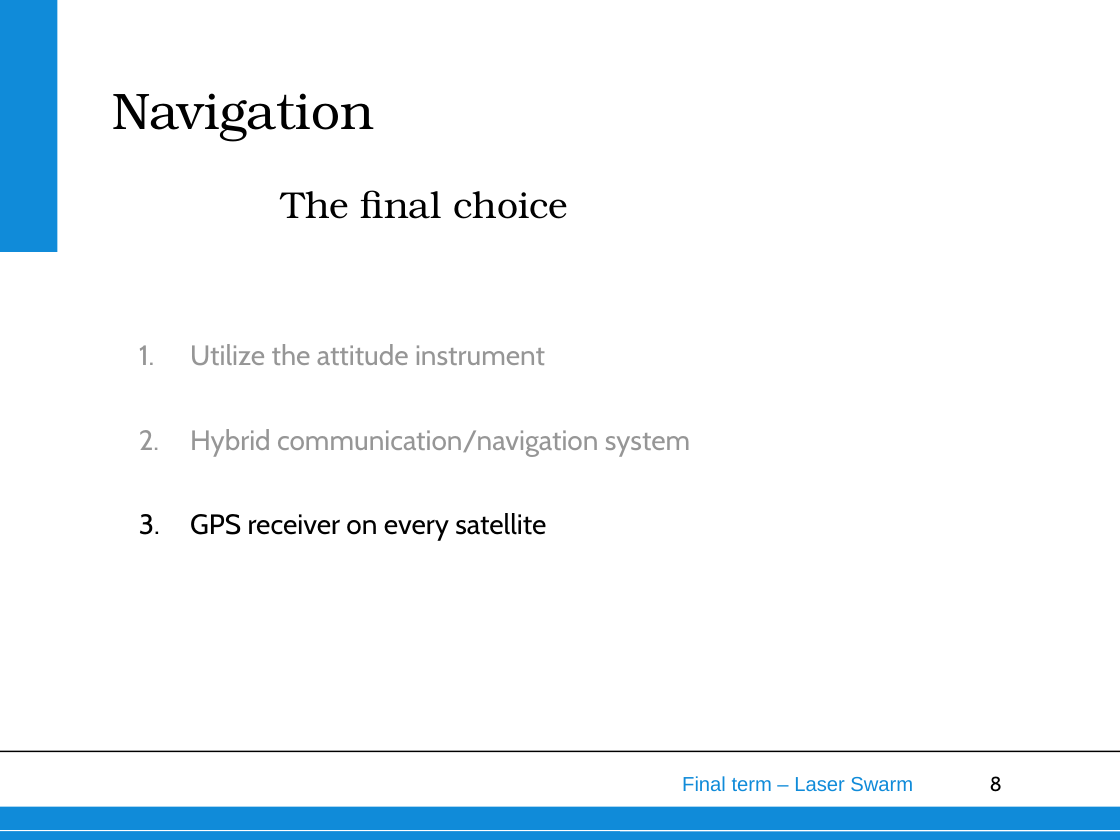
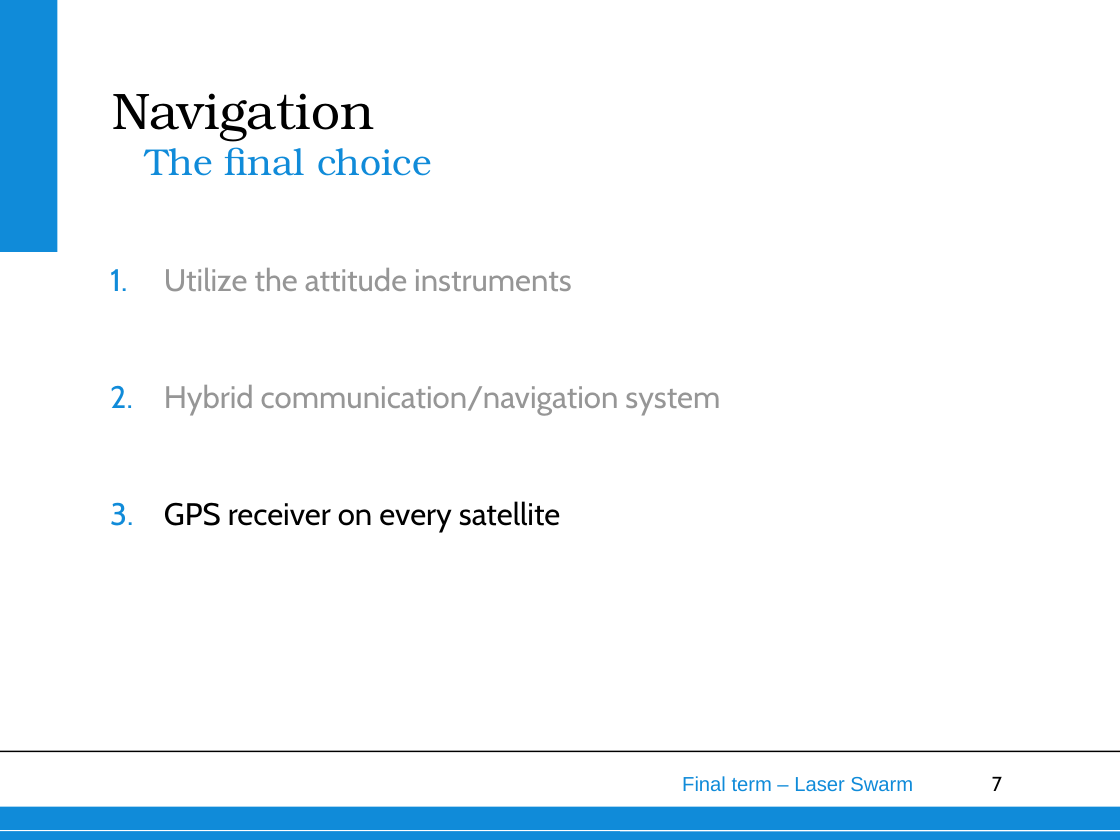
Before and after one commit to thewisenerd/laser-swarm, a slide deck: slide 7 of finalPresentation/subsections/Navigation.ppt (slide 8 before the commit). Drawn at 1120x840 pixels with LibreOffice and Linux fonts; fonts in the diff are those of the drawing; background and template pictures are left out. Boxes give left, top, right and bottom in pixels: in the first picture for what was removed or moved away, otherwise in the second. Text is boxed around its words. In the diff, an @@ line names an element or a change of style, - is before the commit and + after.

```diff
--- a/finalPresentation/subsections/Navigation.ppt
+++ b/finalPresentation/subsections/Navigation.ppt
@@ text "The final choice": place and size @@
-text "The final choice" at bbox=[282, 190, 569, 219]
+text "The final choice" at bbox=[145, 140, 432, 176]
@@ text "The final choice" at bbox=[145, 140, 432, 176]: text colour #000000 to #108BD9; indent changed; more space between paragraphs; vertical alignment bottom to top @@
@@ text "Utilize the attitude instruments": place and size @@
-text "Utilize the attitude instruments" at bbox=[190, 344, 690, 541]
+text "Utilize the attitude instruments" at bbox=[164, 268, 720, 532]
@@ text at bbox=[164, 268, 572, 292]: text changed; size 18 to 20 pt @@
-1. Utilize the attitude instrument
+1. Utilize the attitude instruments
@@ text at bbox=[164, 385, 720, 532]: size 18 to 20 pt in "Hybrid communication/navigation system", "GPS receiver on every satellite"; indent changed; line spacing 1 to 25pt; less space between paragraphs; bullet colour #969696 to #108BD9; bullet colour #000000 to #108BD9 @@
@@ page number at bbox=[992, 776, 1002, 791]: text changed @@
-8
+7
```
Also in this commit, not shown: 9 other slides changed, 1 slide removed.
